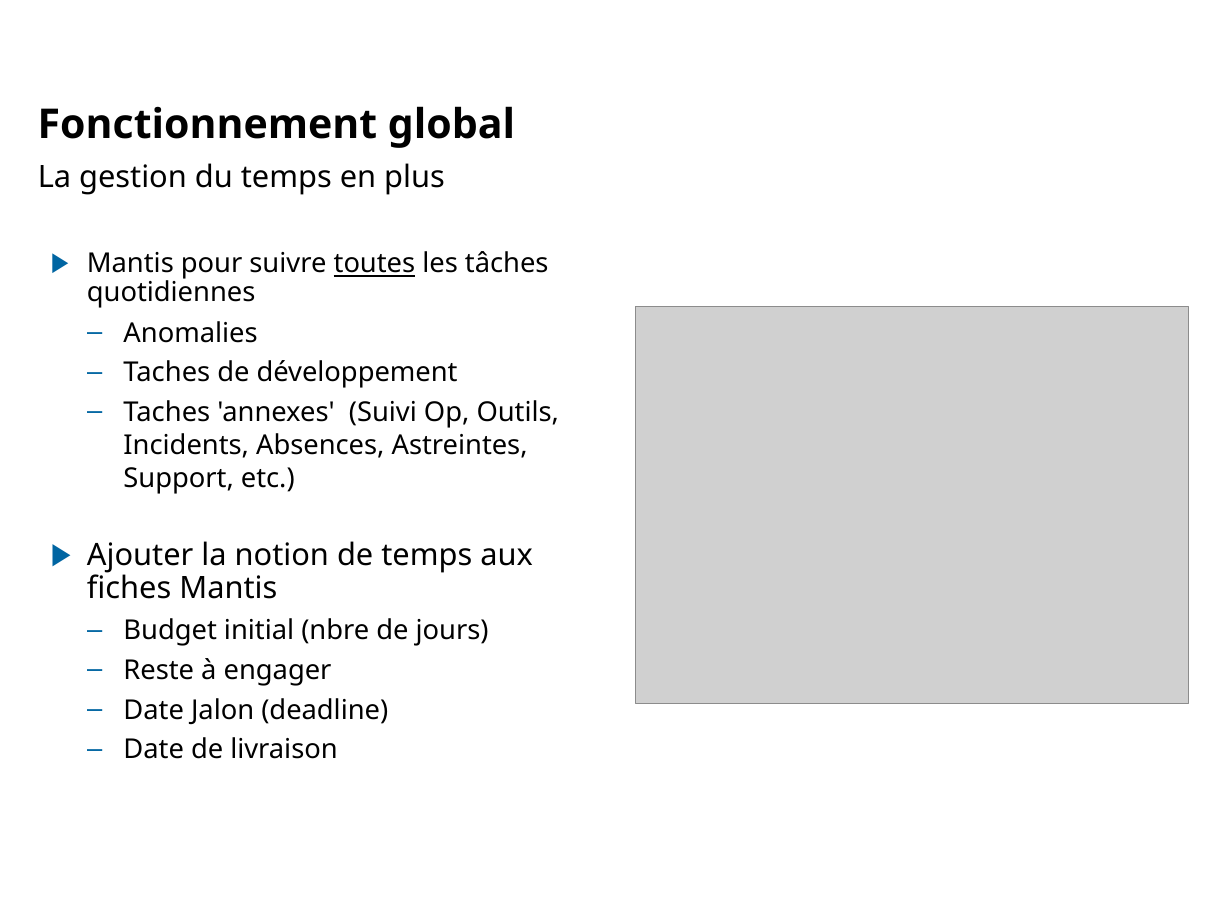
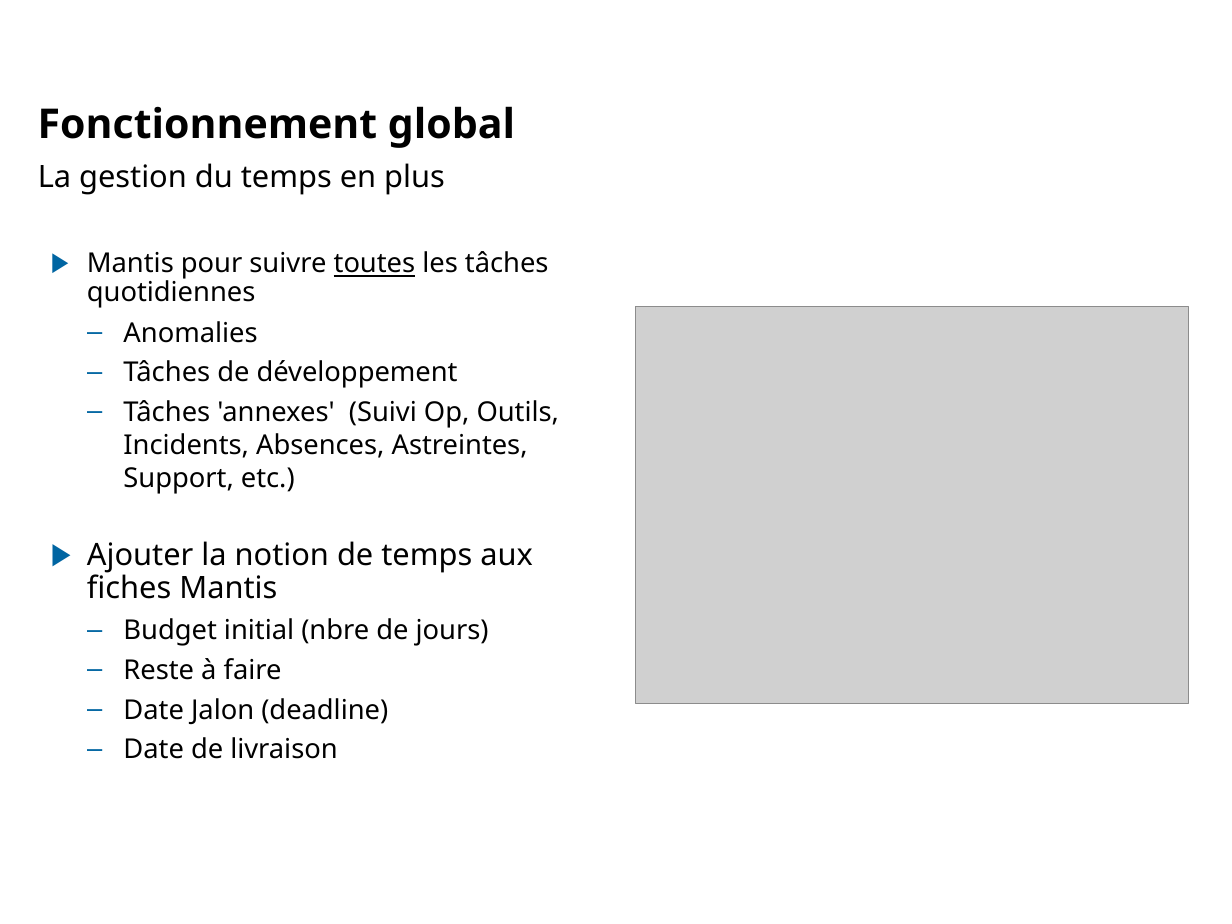
Before and after one commit to lbayle/codev, a slide deck: slide 5 of doc/Presentation/CoDev Timetracking.odp. Drawn at 1232x924 pixels with LibreOffice and Linux fonts; fonts in the diff are those of the drawing; grey boxes stand for pictures; background and template pictures are left out. Boxes give left, top, right and bottom in pixels: in the first picture for what was removed or moved away, otherwise in the second. Text is boxed around its words. In the diff, an @@ line names an element or a change of style, - is before the commit and + after.

```diff
--- a/doc/Presentation/CoDev Timetracking.odp
+++ b/doc/Presentation/CoDev Timetracking.odp
@@ text at (x1=123, y1=360, x2=560, y2=494): text changed @@
-  – Taches de développement
-  – Taches 'annexes' (Suivi Op, Outils, Incidents, Absences, Astreintes, Support, etc.)
+  – Tâches de développement
+  – Tâches 'annexes' (Suivi Op, Outils, Incidents, Absences, Astreintes, Support, etc.)
@@ text at (x1=123, y1=658, x2=282, y2=680): text changed @@
-  – Reste à engager
+  – Reste à faire
```
Also in this commit, not shown: 7 other slides changed, 2 slides added, 1 other file.
